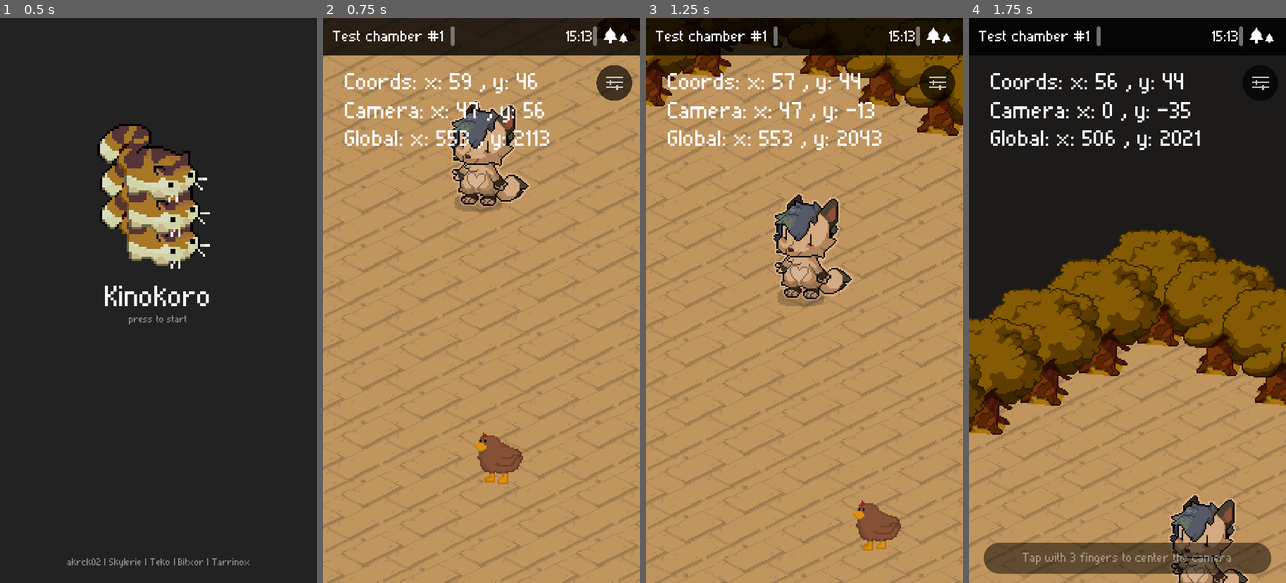
Above: before the commit, frames 1-4 (left to right).
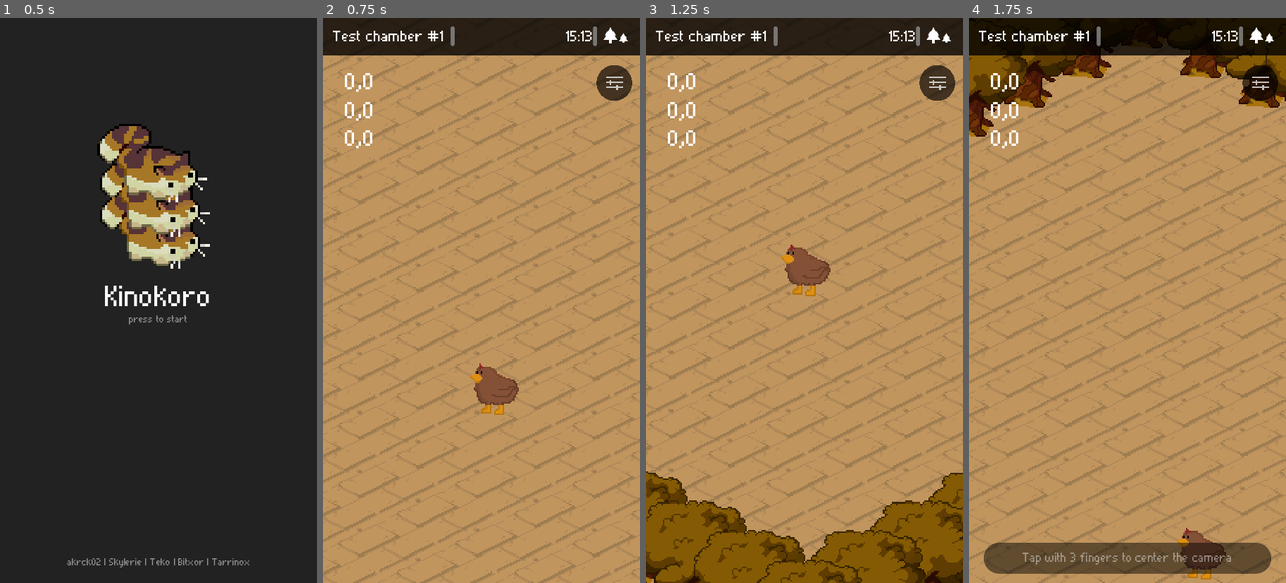
Above: after the commit, the same moments.

Repository: akrck02/kinokochi
Game: Godot game, scene res://scenes/main.tscn
The game is run twice, just before and just after one commit, with the same random seed, the same clock (stepped at 60 frames per second) and the same inputs.
Inputs (mouse positions are in pixels of both pictures, inside the frame that each line leads up to):
- Up to frame 1 (0.5 s): no input
- Up to frame 2 (0.75 s): tap Enter at 0.5 s; move the mouse to (551, 272) at 0.52 s; hold Right (ui_right) from 0.53 s (still down); click (551, 272) at 0.67 s
- Up to frame 3 (1.25 s): keep holding Right (ui_right); tap Space (ui_accept) at 0.77 s
- Up to frame 4 (1.75 s): release Right (ui_right) at 1.25 s; drag from (1127, 249) to (1200, 543) at 1.27 s

Frame 1 is identical in both runs. In frame 2, 20% of the frame differs, in the area x 0-100%, y 0-100%; in frame 3, 35%; in frame 4, 64%, in the area x 0-100%, y 3-100%.
Error after the commit: Cannot call method 'to_local' on a null value. (res://nodes/ui/debug/debug_ui.gd:21)

Commit message:
state machine done but refactor wip

Diff:
--- a/nodes/characters/npc/animals/follow_state.gd
+++ /dev/null
@@ -1,54 +0,0 @@
-extends State
-class_name FollowState
-
-@export var target : Node2D
-@export var body : Node2D
-@export var animation : AnimationPlayer
-@export var navigation : NavigationNode
-
-## Logic for the entrance of the state
-func enter():
-
-	if not navigation:
-		push_warning("no navigation set on follow state")
-		return
-
-	if target:
-		navigation.calculate_path_to(navigation.tilemap.get_coordinates_from_position(target.global_position))
-
-	navigation.requested.connect(step)
-	navigation.finished.connect(finish)
-
-## Logic for the entranec of the state
-func exit():
-
-	if not navigation:
-		push_warning("no navigation set on follow state")
-		return
-
-	if navigation.requested.is_connected(step):
-		navigation.requested.disconnect(step)
-
-	if navigation.finished.is_connected(finish):
-		navigation.finished.disconnect(finish)
-
-## Process a game tick
-func tick_process():
-
-	if not target:
-		return
-
-	navigation.calculate_path_to(navigation.tilemap.get_coordinates_from_position(target.global_position))
-	navigation.step()
-	navigation.step_node_to(body, navigation.coordinates)
-
-## Step
-func step(new_coordinates : Vector2i):
-	if not body:
-		return
-
-	navigation.step_node_to(body, new_coordinates)
-
-# Finish the movement
-func finish():
-	animation.play("idle")
--- a/nodes/characters/npc/animals/wandering_animal.gd
+++ b/nodes/characters/npc/animals/wandering_animal.gd
@@ -1,27 +1,8 @@
 extends CharacterBody2D
 
 @onready var states : StatesNode = $StatesNode
-@onready var wander_state : WanderState = $StatesNode/WanderState
-@onready var follow_state : FollowState = $StatesNode/FollowState
 @onready var navigation : NavigationNode = $Navigation
 @onready var follow_area : Area2D = $FollowArea
 
-func _ready():
-	follow_area.body_entered.connect(start_follow)
-	follow_area.body_exited.connect(stop_follow)
-
-
 func _physics_process(_delta: float):
-	navigation.set_tilemap(SceneManager.current_tilemap)
-
-
-## Start following
-func start_follow(node : Node2D):
-	states.current_state = follow_state
-	states.current_state.target = node
-	follow_state.transitioned.emit(follow_state, follow_state.name.to_lower())
-
-
-## Stop following
-func stop_follow(_node : Node2D):
-	states.current_state = wander_state
+	navigation.set_tilemap(SceneManager.tilemap)
--- a/nodes/characters/npc/animals/wandering_animal.tscn
+++ b/nodes/characters/npc/animals/wandering_animal.tscn
@@ -1,10 +1,11 @@
-[gd_scene load_steps=11 format=3 uid="uid://cgnui67yn25qr"]
+[gd_scene load_steps=12 format=3 uid="uid://cgnui67yn25qr"]
 
 [ext_resource type="Script" path="res://nodes/characters/npc/animals/wandering_animal.gd" id="1_ncdur"]
 [ext_resource type="Texture2D" uid="uid://by6rrw7l8k88f" path="res://resources/sprites/animals/chicken.png" id="1_nvfyc"]
 [ext_resource type="Script" path="res://nodes/mecanics/states/states.gd" id="2_155ih"]
-[ext_resource type="Script" path="res://nodes/characters/npc/animals/wander_state.gd" id="3_q82n3"]
-[ext_resource type="Script" path="res://nodes/characters/npc/animals/follow_state.gd" id="5_5fjn1"]
+[ext_resource type="Script" path="res://nodes/mecanics/states/wander/wander_state.gd" id="3_q82n3"]
+[ext_resource type="Script" path="res://nodes/mecanics/states/follow/follow_state.gd" id="5_5fjn1"]
+[ext_resource type="Script" path="res://nodes/mecanics/states/idle/idle_state.gd" id="6_h0a66"]
 [ext_resource type="PackedScene" uid="uid://btpvicx32t5f" path="res://nodes/mecanics/navigation/navigation.tscn" id="6_honqo"]
 
 [sub_resource type="Animation" id="Animation_16rx2"]
@@ -23,7 +24,7 @@
 }
 
 [sub_resource type="Animation" id="Animation_jb06q"]
-resource_name = "idle"
+resource_name = "walk"
 length = 0.65
 loop_mode = 1
 tracks/0/type = "value"
@@ -42,7 +43,7 @@
 [sub_resource type="AnimationLibrary" id="AnimationLibrary_fblcx"]
 _data = {
 "RESET": SubResource("Animation_16rx2"),
-"idle": SubResource("Animation_jb06q")
+"walk": SubResource("Animation_jb06q")
 }
 
 [sub_resource type="CircleShape2D" id="CircleShape2D_aw5qf"]
@@ -63,9 +64,10 @@
 "": SubResource("AnimationLibrary_fblcx")
 }
 
-[node name="StatesNode" type="Node2D" parent="." node_paths=PackedStringArray("initial_state")]
+[node name="StatesNode" type="Node2D" parent="." node_paths=PackedStringArray("actor", "initial_state")]
 position = Vector2(0, -34.5)
 script = ExtResource("2_155ih")
+actor = NodePath("..")
 initial_state = NodePath("WanderState")
 
 [node name="WanderState" type="Node" parent="StatesNode" node_paths=PackedStringArray("animation", "navigation")]
@@ -73,11 +75,14 @@
 animation = NodePath("../../Visuals/AnimationPlayer")
 navigation = NodePath("../../Navigation")
 
-[node name="FollowState" type="Node" parent="StatesNode" node_paths=PackedStringArray("body", "animation", "navigation")]
+[node name="FollowState" type="Node" parent="StatesNode" node_paths=PackedStringArray("animation", "navigation", "visual_area")]
 script = ExtResource("5_5fjn1")
-body = NodePath("../..")
 animation = NodePath("../../Visuals/AnimationPlayer")
 navigation = NodePath("../../Navigation")
+visual_area = NodePath("../../FollowArea")
+
+[node name="IdleState" type="Node" parent="StatesNode"]
+script = ExtResource("6_h0a66")
 
 [node name="Collision" type="CollisionPolygon2D" parent="."]
 modulate = Color(0.909804, 0.803922, 1, 0.25098)
@@ -93,4 +98,5 @@
 
 [node name="Navigation" parent="." instance=ExtResource("6_honqo")]
 position = Vector2(10, -17)
+debug = true
 color = Color(2.88785e-06, 0.605109, 0.710264, 1)
--- a/nodes/characters/npc/npc.gd
+++ b/nodes/characters/npc/npc.gd
@@ -36,7 +36,7 @@
 	toggle_outline(SettingsManager.get_value("Character","Outline"))
 
 func _process(_delta: float):
-	navigation.set_tilemap(SceneManager.current_tilemap)
+	navigation.set_tilemap(SceneManager.tilemap)
 
 
 ## load pet data from savestate
--- a/nodes/characters/npc/npc.tscn
+++ b/nodes/characters/npc/npc.tscn
@@ -127,7 +127,7 @@
 "walk": SubResource("Animation_okm1f")
 }
 
-[node name="Npc" type="CharacterBody2D" groups=["Persist"]]
+[node name="Npc" type="CharacterBody2D" groups=["Persist", "followable"]]
 y_sort_enabled = true
 script = ExtResource("1_7m8e0")
 
@@ -172,4 +172,5 @@
 "": SubResource("AnimationLibrary_d5owt")
 }
 
-[node name="States" parent="." instance=ExtResource("6_14cy2")]
+[node name="States" parent="." node_paths=PackedStringArray("actor") instance=ExtResource("6_14cy2")]
+actor = NodePath("..")
--- a/nodes/map/tilemap_extended.gd
+++ b/nodes/map/tilemap_extended.gd
@@ -49,6 +49,15 @@
 
 	return layers[0].local_to_map(local_origin)
 
+## Get coordinates from global position
+func get_coordinates_from_global_position(global_origin : Vector2) -> Vector2i:
+
+	if layers.is_empty():
+		push_warning("tile layer not asigned")
+		return Vector2.ZERO
+
+	return layers[0].local_to_map(to_local(global_origin))
+
 ## Get local position from coordinates
 func get_position_from_coordinates(coords : Vector2) -> Vector2:
 
--- a/nodes/mecanics/navigation/navigation.gd
+++ b/nodes/mecanics/navigation/navigation.gd
@@ -18,9 +18,6 @@
 
 # Standard procedural animation
 @onready var tween : Tween
-
-func _ready() -> void:
-	print_tree()
 
 ## Set up the tilemap
 func set_tilemap(new_tilemap : TileMapExtended):
@@ -53,12 +50,13 @@
 	_remove_debug_line()
 	navigation_path = navigation_agent.get_grid_navigation_path(tilemap, destiny_coordinates)
 	_draw_debug_line()
-	return navigation_path
+
 
 ## Request step to the next path coordinates
 func step():
 
 	if navigation_agent.is_navigation_finished() or navigation_path.is_empty():
+		_remove_debug_line()
 		finished.emit()
 		return
 
@@ -89,6 +87,7 @@
 
 	tilemap.add_child(path_line)
 
+
 ## Remove the debug line from the tilemap (only in debug mode)
 func _remove_debug_line():
 
@@ -96,6 +95,7 @@
 		return
 
 	tilemap.remove_child(path_line)
+	path_line = null
 
 
 ## Snap the parent to grid
@@ -104,9 +104,16 @@
 	if get_parent().global_position != snap_position:
 		get_parent().global_position = snap_position
 
+
 ## Tween node between coordinates
 func step_node_to(node : Node2D, new_coordinates : Vector2i):
 	var speed = 1.00/1.5
 	tween = create_tween()
-	tween.tween_property(node, NodeExtensor.GLOBAL_POSITION_PROPERTIES, tilemap.get_position_from_coordinates(new_coordinates), speed).set_trans(Tween.TRANS_SINE)
+	tween.tween_property(node, NodeExtensor.GLOBAL_POSITION_PROPERTIES, tilemap.get_global_position_from_coordinates(new_coordinates), speed).set_trans(Tween.TRANS_SINE)
 	await tween.finished
+
+
+## Clear navigation data
+func clear():
+	navigation_path = []
+	_remove_debug_line()
--- /dev/null
+++ b/nodes/mecanics/states/follow/follow_state.gd
@@ -0,0 +1,80 @@
+extends State
+class_name FollowState
+
+@export var animation : AnimationPlayer
+@export var navigation : NavigationNode
+@export var visual_area : Area2D;
+
+var target : Node2D
+var latest_target_coordinates : Vector2i
+
+
+## Logic to be executed when node is ready
+func _ready():
+	visual_area.body_entered.connect(request_enter)
+	visual_area.body_exited.connect(request_exit)
+
+## Logic to be executed before the state enters
+func enter():
+	navigation.clear()
+	animation.play("walk")
+	navigation.requested.connect(move)
+	navigation.finished.connect(handle_navigation_finish)
+
+## Logic to be executed before the state exits
+func exit():
+	navigation.clear()
+	navigation.requested.disconnect(move)
+	navigation.finished.disconnect(handle_navigation_finish)
+
+## handle_navigation_finish
+func handle_navigation_finish():
+	latest_target_coordinates = Vector2.ZERO
+	navigation.clear()
+
+
+## Logic for the tick update of the state
+func tick():
+
+	if not target or not navigation or not navigation.tilemap:
+		return
+
+	calculate_path()
+	navigation.step()
+	await navigation.requested
+
+
+## Calculate path if needed
+func calculate_path():
+	var target_coordinates = navigation.tilemap.get_coordinates_from_global_position(target.global_position)
+	if latest_target_coordinates == target_coordinates:
+		return
+
+	navigation.calculate_path_to(target_coordinates)
+	navigation.navigation_path.pop_back()
+	latest_target_coordinates = target_coordinates
+
+
+## Move to the requested position
+func move(new_coordinates):
+	navigation.step_node_to(actor, new_coordinates)
+
+
+## Request to enter the state
+func request_enter(body : Node2D):
+
+	if not body.is_in_group("followable"):
+		return
+
+	target = body
+	enter_requested.emit(self)
+
+
+## Request to exit the state
+func request_exit(body : Node2D):
+
+	if body != target:
+		return
+
+	navigation.clear()
+	exit_requested.emit(self)
--- a/nodes/characters/npc/animals/wander_state.gd
+++ b/nodes/mecanics/states/idle/idle_state.gd
@@ -1,9 +1,8 @@
 extends State
-class_name WanderState
+class_name IdleState
 
 @export var animation : AnimationPlayer
-@export var navigation : NavigationNode
 
 ## Logic for the entrance of the state
 func enter():
-	animation.play("idle")
+	animation.play("RESET")
--- a/nodes/mecanics/states/state.gd
+++ b/nodes/mecanics/states/state.gd
@@ -1,19 +1,25 @@
 extends Node
 class_name State
 
-@warning_ignore("unused_signal") signal transitioned(state : State, new_state_name : String)
+## Condition to exit the state
+@warning_ignore("unused_signal") signal enter_requested(current_state : State)
 
-## Logic for the entrance of the state
+## Condition to enter the state
+@warning_ignore("unused_signal") signal exit_requested(current_state : State)
+
+var actor : CharacterBody2D
+
+## Logic to be executed before the state enters
 func enter(): pass
 
-## Logic for the exit of the state
+## Logic to be executed before the state exits
 func exit(): pass
 
 ## Logic for the standard update of the state
 func process(_delta : float): pass
 
 ## Logic for the physic update of the state
-func physics_process(_delta: float): pass
+func physics(_delta: float): pass
 
 ## Logic for the tick update of the state
-func tick_process(): pass
+func tick(): pass
--- a/nodes/mecanics/states/states.gd
+++ b/nodes/mecanics/states/states.gd
@@ -1,44 +1,82 @@
 extends Node2D
 class_name StatesNode
 
-@export var initial_state : State
+@export
+var actor : CharacterBody2D
+
+@export
+var initial_state : State
 var current_state : State
 var states : Dictionary = {}
 
+## Logic to be executed when node is ready
 func _ready():
+
+	if not actor:
+		push_error("actor not set for state, this will lead to errors")
+
+	_connect_signals()
+	_register_states()
+	transition(initial_state)
+
+
+## Connect the necessary signals
+func _connect_signals():
 	SignalDatabase.tick_reached.connect(_tick_process)
+
+
+## Register child states as usable states
+func _register_states():
 	for child in get_children():
 		if child is State:
 			states[child.name.to_lower()] = child
-			child.transitioned.connect(transition)
+			child.actor = actor
+			child.enter_requested.connect(transition)
+			child.exit_requested.connect(handle_state_exit_request)
 
+## Exit from the state to next if possible (initial_state will be used if no next state provided)
+func handle_state_exit_request(_state : State):
+
+	# if no next state was provided, initial_state
 	if initial_state:
-		initial_state.enter()
-		current_state = initial_state
+		transition(initial_state)
 
-func transition(state : State, new_state_name : String):
-	if state != current_state:
-		return
 
-	var new_state = states.get(new_state_name.to_lower())
-	if not new_state:
+## Transition between current state and the new one
+func transition(new_state : State):
+
+	if not new_state or not states.has(new_state.name.to_lower()):
 		return
 
 	if current_state:
+		print("Exiting state %s" % current_state.name)
 		current_state.exit()
+
+	print("Entering state %s" % new_state.name)
 
 	new_state.enter()
 	current_state = new_state
 
 
+## Process logic
 func _process(delta: float):
-	if current_state:
-		current_state.process(delta)
+	if not current_state:
+		return
 
+	current_state.process(delta)
+
+
+# Physics logic
 func _physics_process(delta: float):
-	if current_state:
-		current_state.physics_process(delta)
+	if not current_state:
+		return
 
+	current_state.physics(delta)
+
+
+# Tick process logic
 func _tick_process():
-	if current_state:
-		current_state.tick_process()
+	if not current_state:
+		return
+
+	current_state.tick()
--- /dev/null
+++ b/nodes/mecanics/states/wander/wander_state.gd
@@ -0,0 +1,29 @@
+extends State
+class_name WanderState
+
+@export var animation : AnimationPlayer
+@export var navigation : NavigationNode
+
+## Logic for the entrance of the state
+func enter():
+	animation.play("RESET")
+	calculate_next_route()
+	navigation.requested.connect(move_along_path)
+
+
+func tick():
+	navigation.step()
+
+func calculate_next_route():
+	if navigation.tilemap == null :
+		return
+
+	navigation.calculate_current_coordinates()
+	var new_coordinates = Vector2i(navigation.coordinates.x, navigation.coordinates.y)
+	new_coordinates.x += randi_range(-5,5)
+	new_coordinates.y += randi_range(-3,3)
+	navigation.calculate_path_to(new_coordinates)
+
+
+func move_along_path(new_coordinates : Vector2i):
+	navigation.step_node_to(actor,new_coordinates)
--- a/nodes/ui/camera/camera.gd
+++ b/nodes/ui/camera/camera.gd
@@ -29,6 +29,8 @@
 
 # Called when the node enters the scene tree for the first time.
 func _ready():
+
+	SceneManager.camera = self
 
 	SignalDatabase.zoom_in.connect(zoom_in)
 	SignalDatabase.zoom_out.connect(zoom_out)
--- a/nodes/ui/debug/debug_ui.gd
+++ b/nodes/ui/debug/debug_ui.gd
@@ -17,9 +17,9 @@
 func update_coordinates(new_global_position : Vector2):
 
 	new_global_position = Positions.convert_ui_position_to_scene_global_position(get_viewport(), new_global_position)
-	var camera_local_position : Vector2i = SceneManager.current_camera.to_local(new_global_position)
-	var tilemap_local_position : Vector2i =  SceneManager.current_tilemap.to_local(new_global_position)
-	var coordinates : Vector2i = SceneManager.current_tilemap.get_coordinates_from_position(tilemap_local_position)
+	var camera_local_position : Vector2i = SceneManager.camera.to_local(new_global_position)
+	var tilemap_local_position : Vector2i =  SceneManager.tilemap.to_local(new_global_position)
+	var coordinates : Vector2i = SceneManager.tilemap.get_coordinates_from_position(tilemap_local_position)
 
 	coordinates_label.text      = "Coords: x: {x} , y: {y}".format({"x" : coordinates.x, "y": coordinates.y})
 	position_label.text         = "Camera: x: {x} , y: {y}".format({"x" : camera_local_position.x, "y": camera_local_position.y})
--- a/project.godot
+++ b/project.godot
@@ -15,6 +15,7 @@
 config/features=PackedStringArray("4.3", "Forward Plus")
 boot_splash/image="res://resources/sprites/animals/cat.png"
 boot_splash/use_filter=false
+config/icon="res://android_icon.png"
 
 [autoload]
 
@@ -54,6 +55,7 @@
 Persist=""
 dino_run_score_area=""
 dino_run_death_area=""
+followable=""
 
 [input]
 
--- a/scenes/debug/test_chamber_1.tscn
+++ b/scenes/debug/test_chamber_1.tscn
@@ -20,7 +20,7 @@
 [node name="Layers" type="Node2D" parent="Tilemap"]
 y_sort_enabled = true
 
-[node name="Walls" type="TileMapLayer" parent="Tilemap/Layers"]
+[node name="Walls" type="TileMapLayer" parent="Tilemap/Layers" groups=["followable"]]
 y_sort_enabled = true
 tile_map_data = PackedByteArray("AAApABQAAAAEAAEAAAApABMAAAAEAAEAAAApABIAAAAEAAEAAAApABEAAAAEAAEAAAApABAAAAAEAAEAAAAqAB …(14672 unchanged characters)…
 tile_set = ExtResource("2_6r4np")
@@ -33,7 +33,7 @@
 [node name="Teko" parent="Tilemap/Layers/Walls" instance=ExtResource("3_wv1re")]
 z_index = 1
 y_sort_enabled = false
-position = Vector2(506.041, 2056.96)
+position = Vector2(29.5033, 1591.1)
 pet_name = "teko"
 
 [node name="Ground" type="TileMapLayer" parent="Tilemap/Layers" node_paths=PackedStringArray("obstacles_layer")]
@@ -45,4 +45,4 @@
 
 [node name="Camera2D" parent="." node_paths=PackedStringArray("focus_node") instance=ExtResource("5_gymh8")]
 position = Vector2(506.024, 2146.89)
-focus_node = NodePath("../Tilemap/Layers/Walls/Teko")
+focus_node = NodePath("../Tilemap/Layers/Walls/WanderingAnimal")
--- /dev/null
+++ b/scenes/scene.tscn
@@ -0,0 +1,34 @@
+[gd_scene load_steps=2 format=3 uid="uid://c1cbpsst177y8"]
+
+[sub_resource type="GDScript" id="GDScript_1h6v1"]
+script/source = "extends Node2D
+class_name Scene
+
+@export var camera : Camera2D
+@export var tilemap : TileMapExtended
+
+## Called when the node enters the scene tree for the first time.
+func _ready():
+	get_compulsory_nodes()
+
+## Get compulsory nodes
+func get_compulsory_nodes():
+
+	# Get tilemap if exists
+	if tilemap == null:
+		tilemap = TileMapExtended.new()
+
+	# Get camera or create one
+	if camera == null:
+		push_warning(\"Camera not found in scene, creating one\")
+		camera = Camera2D.new()
+		add_child(camera)
+		camera.make_current()
+
+	SceneManager.camera = camera
+	SceneManager.tilemap = tilemap
+
+"
+
+[node name="Scene" type="Node2D"]
+script = SubResource("GDScript_1h6v1")
--- a/shared/managers/scene_manager.gd
+++ b/shared/managers/scene_manager.gd
@@ -1,7 +1,7 @@
 extends Node
 
-var current_tilemap : TileMapExtended
-var current_camera : Camera2D
+var tilemap : TileMapExtended
+var camera : Camera2D
 
 func _ready():
 	SignalDatabase.scene_change_requested.connect(change_scene)
@@ -34,25 +34,4 @@
 
 	# adding scene to the root
 	var scene : Node = ResourceLoader.load_threaded_get(scene_name).instantiate()
-
-	get_compulsory_nodes(scene)
 	canvas.add_child(scene)
-
-
-## Get compulsory nodes
-func get_compulsory_nodes(scene : Node):
-
-	# Get tilemap if exists
-	var tilemap = scene.get_node_or_null("Tilemap")
-	if tilemap != null and tilemap is TileMapExtended:
-		current_tilemap = tilemap
-
-	# Get camera
-	var camera = scene.get_node_or_null("Camera2D")
-	if camera == null or camera is not Camera2D:
-		push_warning("Camera not found in scene, creating one")
-		current_camera = Camera2D.new()
-		scene.add_child(current_camera)
-		current_camera.make_current()
-	else:
-		current_camera = camera as Camera2D
